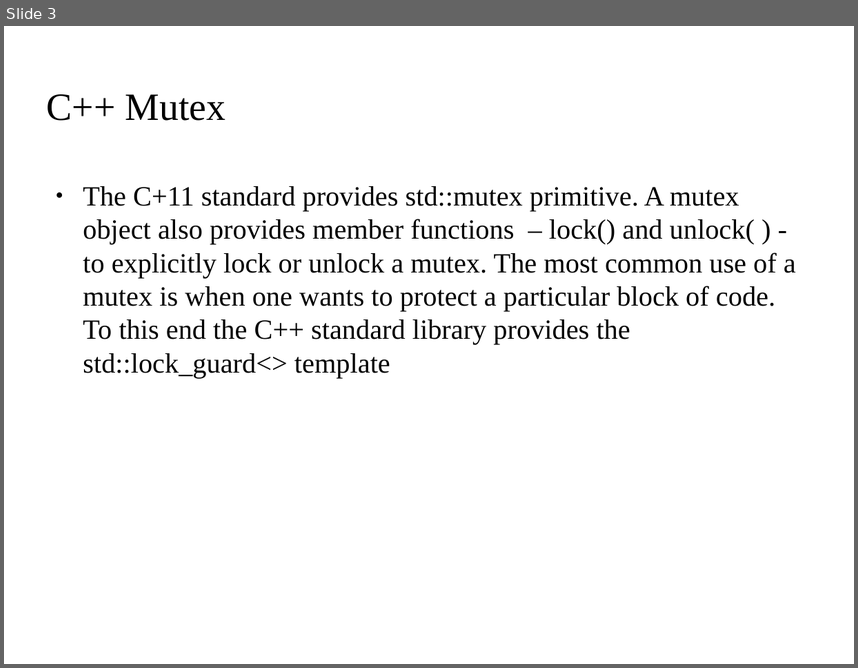
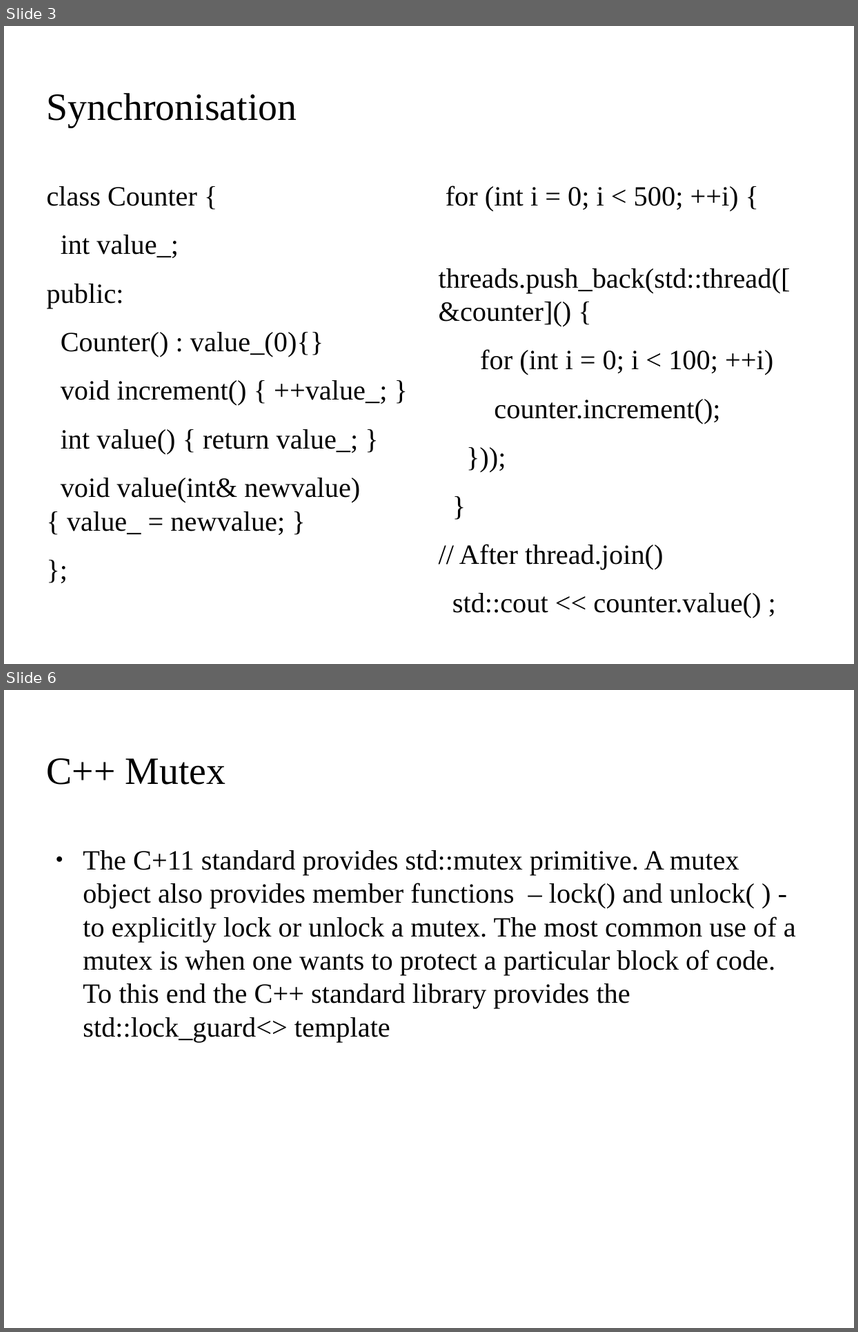
Before and after one commit to kks32/cpp-software-development, a slide deck: Ex13_Threads/Ex13_Threads.odp. Shown one above the other, each under a label of ours: slide 3 before the commit, slides 3 and 6 after it; the slides between them are not shown. The pictures are 858x668 and 858x1332 pixels, drawn with LibreOffice and Linux fonts; fonts in the diff are those of the drawing; background and template pictures are left out. Boxes give left, top, right and bottom in pixels: in the first picture for what was removed or moved away, otherwise in the second. Text is boxed around its words. In the diff, an @@ line names an element or a change of style, - is before the commit and + after.

```diff
--- a/Ex13_Threads/Ex13_Threads.odp
+++ b/Ex13_Threads/Ex13_Threads.odp
@@ slide 3 added at (x1=4, y1=26, x2=854, y2=664), background picture (left out) @@
@@ title added at (x1=47, y1=93, x2=297, y2=127), 36 pt, text #000000 @@
+Synchronisation
@@ text added at (x1=47, y1=186, x2=387, y2=535), 26 pt, text #000000 @@
+class Counter {
+int value_;
+public:
+Counter() : value_(0){}
+void increment() { ++value_; }
+int value() { return value_; }
+void value(int& newvalue) { value_ = newvalue; }
+};
@@ text added at (x1=439, y1=185, x2=791, y2=618), 26 pt, text #000000 @@
+for (int i = 0; i < 500; ++i) {
+threads.push_back(std::thread([&counter]() {
+for (int i = 0; i < 100; ++i)
+counter.increment();
+}));
+}
+// After thread.join()
+std::cout << counter.value() ;
@@ what was slide 3 is now slide 6 @@
```
Also in this commit, not shown: 2 other slides added, 3 other files.
